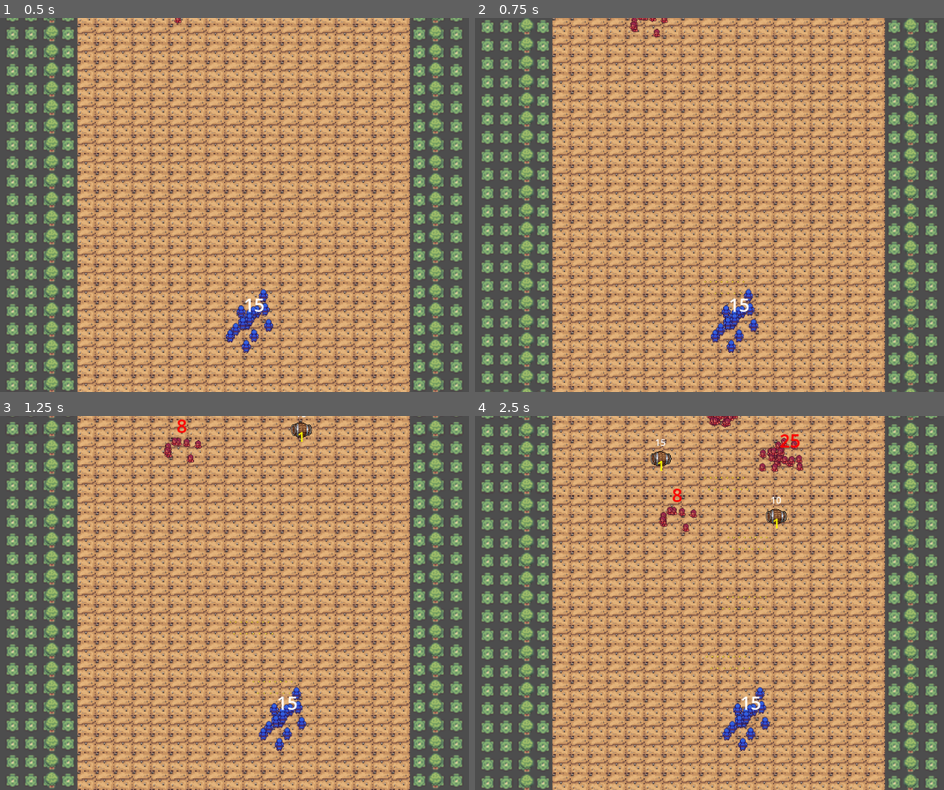
Above: before the commit, frames 1-4 (two rows, left to right).
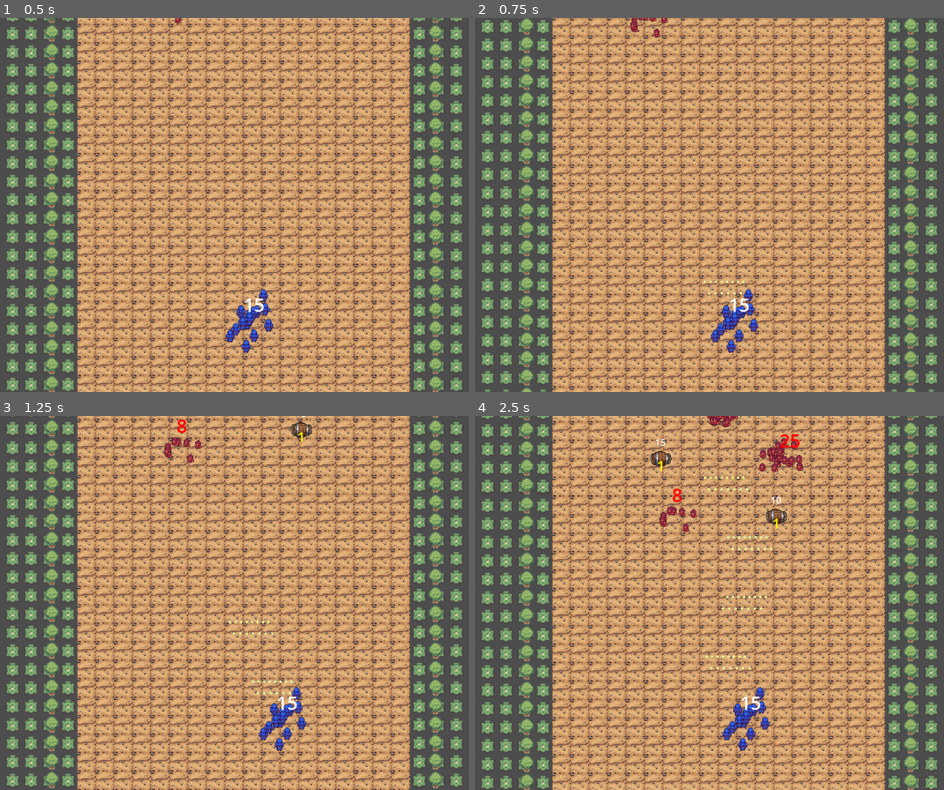
Above: after the commit, the same moments.

Repository: rdpharr/3d-runner-game
Game: Godot game, scene res://scenes/game_2d.tscn
The game is run twice, just before and just after one commit, with the same random seed, the same clock (stepped at 60 frames per second) and the same inputs.
Inputs (mouse positions are in pixels of both pictures, inside the frame that each line leads up to):
- Up to frame 1 (0.5 s): no input
- Up to frame 2 (0.75 s): move the mouse to (864, 186) at 0.52 s
- Up to frame 3 (1.25 s): no input
- Up to frame 4 (2.5 s): move the mouse to (587, 621) at 1.27 s; move the mouse to (784, 520) at 2.02 s

Frame 1 is identical in both runs. In frame 2, less than 0.1% of the frame differs, in the area x 48-58%, y 70-75%; in frame 3, 0.1%; in frame 4, 0.3%, in the area x 48-64%, y 16-68%.

Commit message:
Visual Polish: Enhanced projectile visibility
- Added cyan glow layer behind projectile sprite
- Increased main sprite brightness (emission effect)
- Two-layer rendering: glow (70% scale) + bright core (50% scale)
- Improved contrast against new background assets

Tests: Projectiles now clearly visible during gameplay

Diff:
--- a/scenes/projectile.tscn
+++ b/scenes/projectile.tscn
@@ -11,8 +11,13 @@
 collision_mask = 6
 script = ExtResource("1_projectile")
 
+[node name="Glow" type="Sprite2D" parent="."]
+modulate = Color(1, 2, 2, 0.6)
+texture = ExtResource("2_texture")
+scale = Vector2(0.7, 0.7)
+
 [node name="Sprite2D" type="Sprite2D" parent="."]
-modulate = Color(1, 1, 0.5, 1)
+modulate = Color(2, 2, 1, 1)
 texture = ExtResource("2_texture")
 scale = Vector2(0.5, 0.5)
 
Not shown, changed: export_presets.cfg
